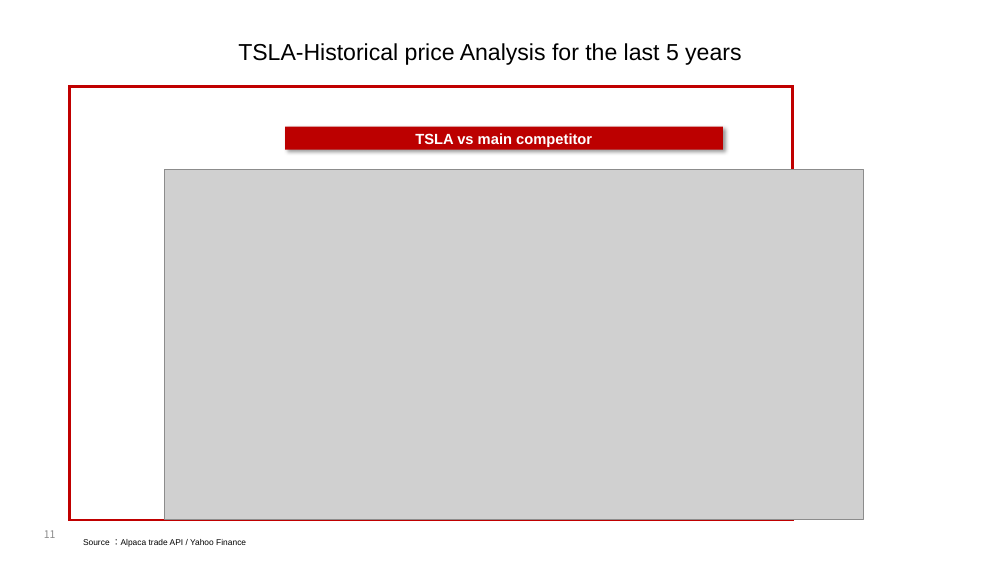
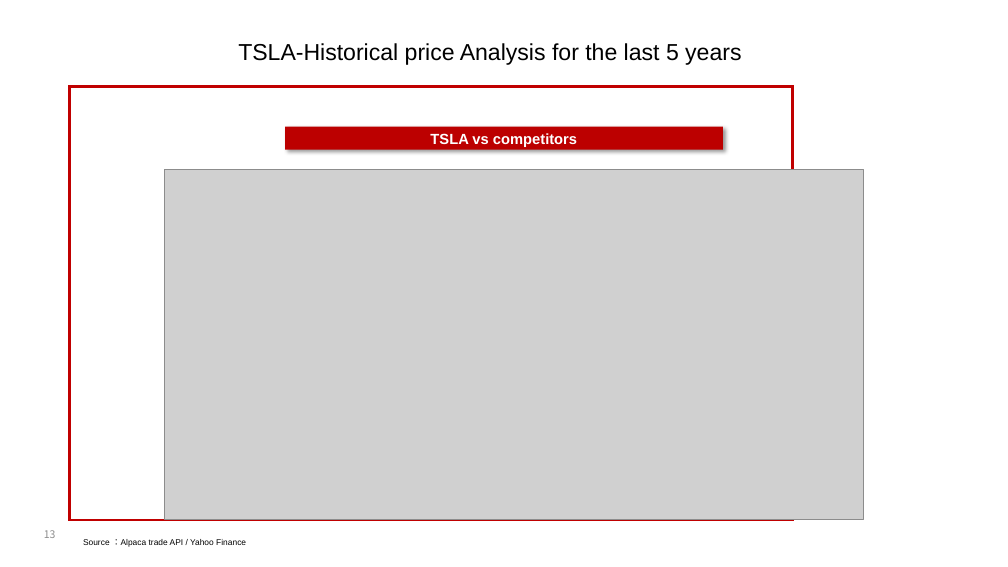
Before and after one commit to shonaqvi/Your-Next-Investment-, a slide deck: slide 13 of Slide_Template/TSLA deck.pptx (slide 11 before the commit). Drawn at 1008x567 pixels with LibreOffice and Linux fonts; fonts in the diff are those of the drawing; grey boxes stand for pictures; background and template pictures are left out. Boxes give left, top, right and bottom in pixels: in the first picture for what was removed or moved away, otherwise in the second. Text is boxed around its words. In the diff, an @@ line names an element or a change of style, - is before the commit and + after.

```diff
--- a/Slide_Template/TSLA deck.pptx
+++ b/Slide_Template/TSLA deck.pptx
@@ text in rectangle at [430, 133, 577, 147]: text changed @@
-TSLA vs main competitor
+TSLA vs competitors
@@ page number at [44, 530, 56, 538]: text changed @@
-11
+13
```
Also in this commit, not shown: 9 other slides changed, 5 slides added, 2 slides removed, 4 other files.
